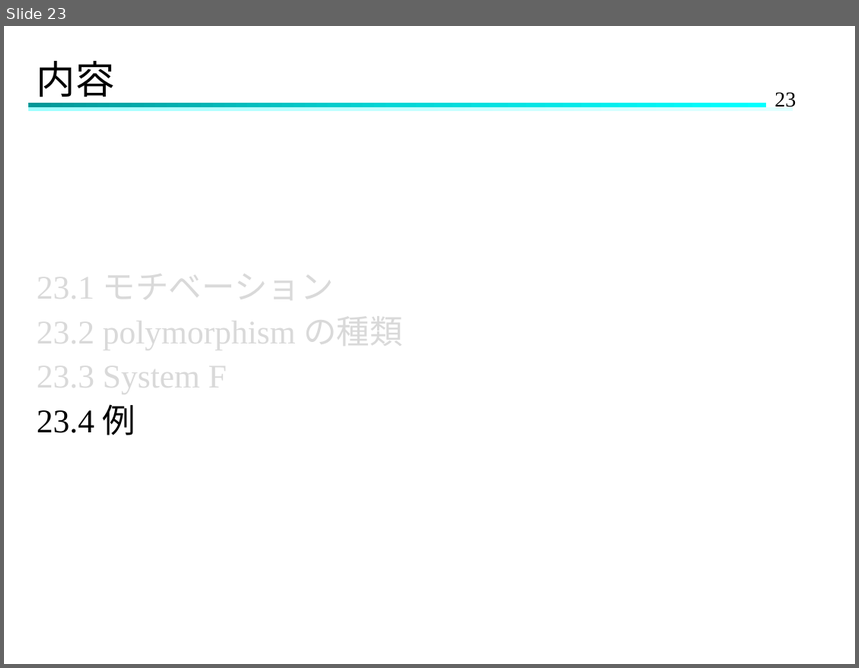
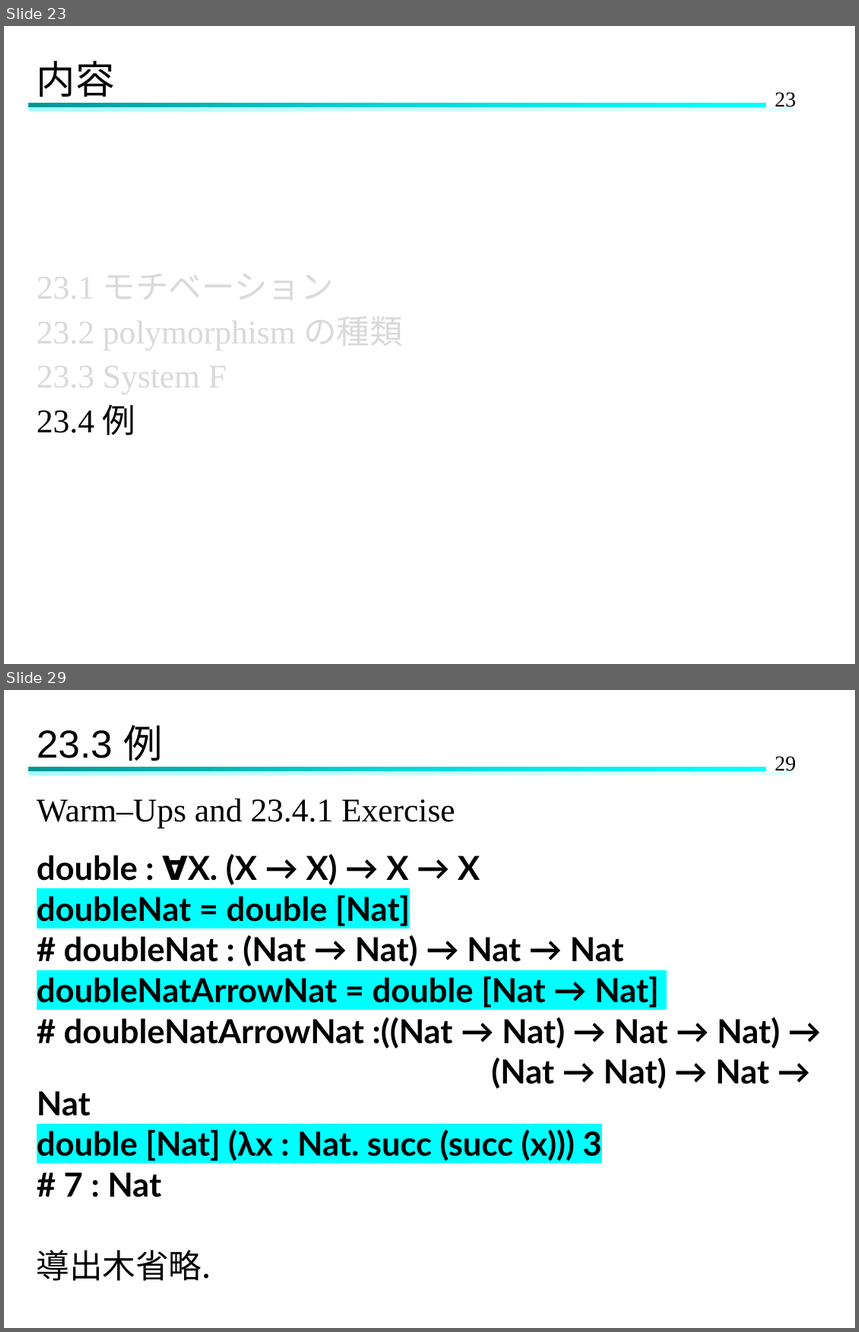
Before and after one commit to Hinata-Mikami/HinataMikami, a slide deck: 研究室関連/TAPL/TAPL-23.pptx. Shown one above the other, each under a label of ours: slide 23 before the commit, slides 23 and 29 after it; the slides between them are not shown. The pictures are 859x668 and 859x1332 pixels, drawn with LibreOffice and Linux fonts; fonts in the diff are those of the drawing. Boxes give left, top, right and bottom in pixels: in the first picture for what was removed or moved away, otherwise in the second. Text is boxed around its words. In the diff, an @@ line names an element or a change of style, - is before the commit and + after.

```diff
--- a/研究室関連/TAPL/TAPL-23.pptx
+++ b/研究室関連/TAPL/TAPL-23.pptx
@@ slide 29 added at box(4, 690, 855, 1328), background #FFFFFF; not listed: 3 template elements that a slide beside it also shows @@
@@ title added at box(37, 725, 162, 768), 33 pt, text #000000 @@
+23.3 例
@@ text added at box(37, 798, 780, 1281), 28 pt, text #000000, bold @@
+Warm–Ups and 23.4.1 Exercise
+double : ∀X. (X → X) → X → X
+doubleNat = double [Nat]
+# doubleNat : (Nat → Nat) → Nat → Nat
+doubleNatArrowNat = double [Nat → Nat]
+# doubleNatArrowNat :((Nat → Nat) → Nat → Nat) →
+(Nat → Nat) → Nat → Nat
+double [Nat] (λx : Nat. succ (succ (x))) 3
+# 7 : Nat
+導出木省略.
```
Also in this commit, not shown: 4 slides changed, 15 other slides added.
